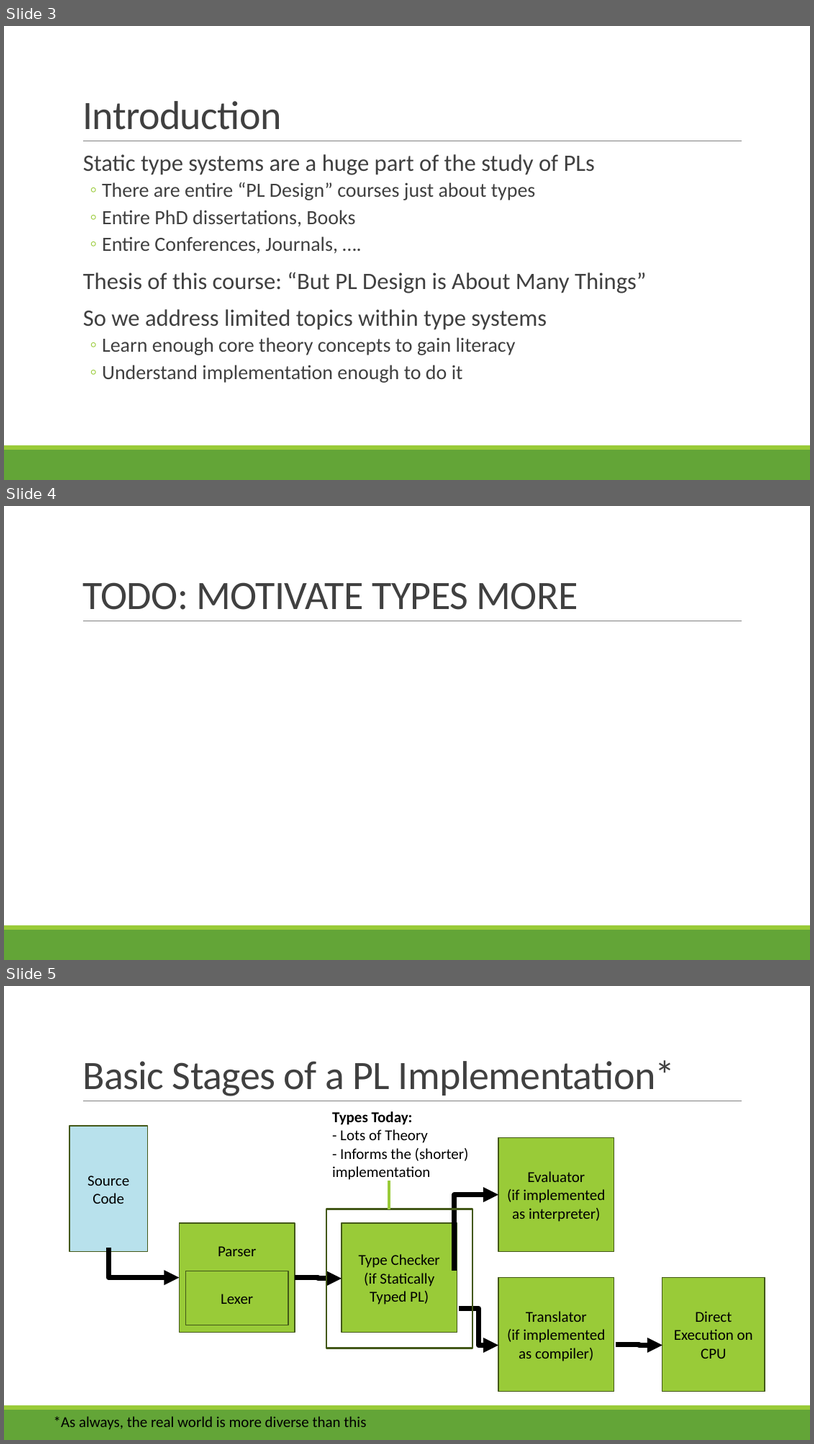
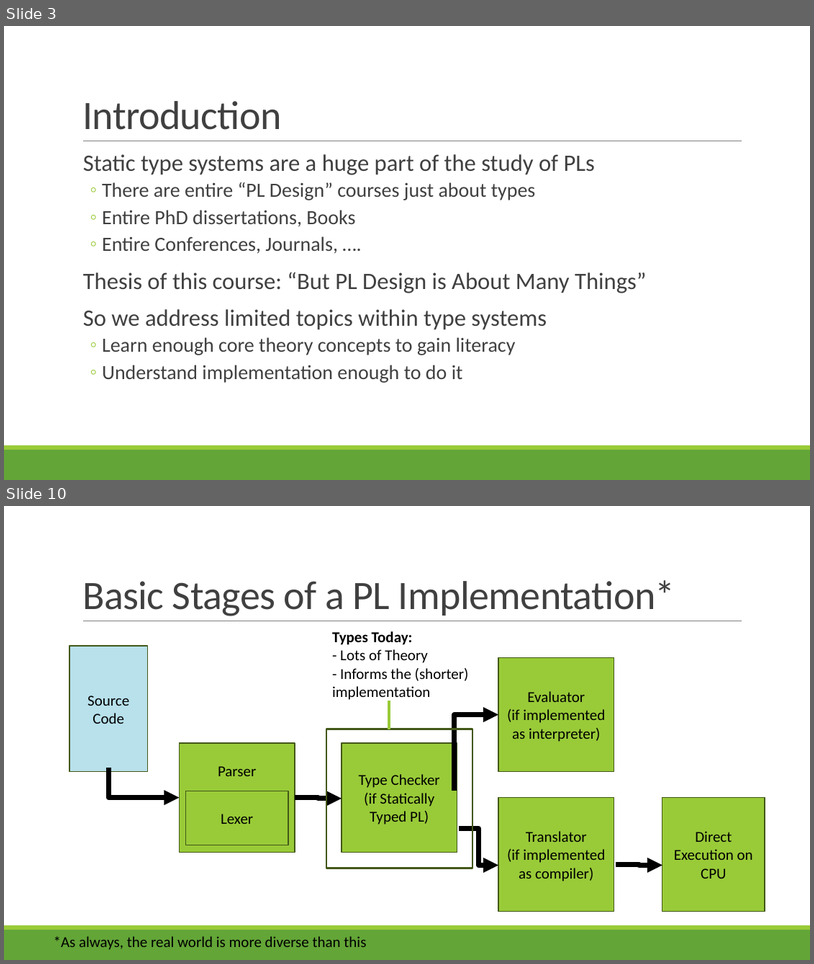
Before and after one commit to rbohrer/pl-course, a slide deck: LectureSlides/07Types.pptx. Shown one above the other, each under a label of ours: slides 3, 4 and 5 before the commit, slides 3 and 10 after it; the slides between them are not shown. The pictures are 814x1444 and 814x964 pixels, drawn with LibreOffice and Linux fonts; fonts in the diff are those of the drawing. Boxes give left, top, right and bottom in pixels: in the first picture for what was removed or moved away, otherwise in the second. Text is boxed around its words. In the diff, an @@ line names an element or a change of style, - is before the commit and + after.

```diff
--- a/LectureSlides/07Types.pptx
+++ b/LectureSlides/07Types.pptx
@@ slide 4 removed at bbox=[4, 506, 810, 960], background #FFFFFF; not listed: 3 template elements that a slide beside it also shows @@
@@ title removed at bbox=[82, 582, 579, 610] @@
-TODO: MOTIVATE TYPES MORE
@@ what was slide 5 is now slide 10 @@
```
Also in this commit, not shown: 7 slides added.
